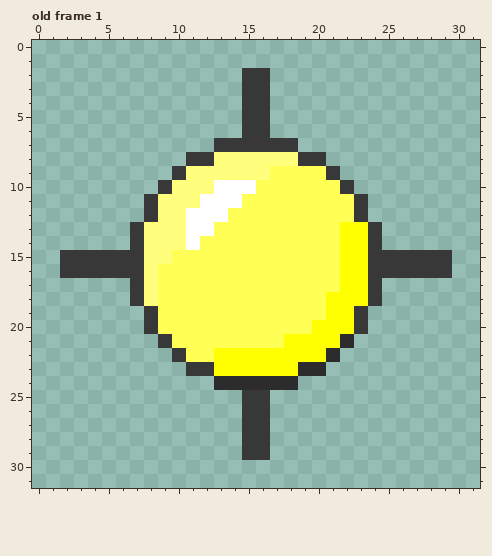
Two states of a pixel-art file, public/assets/objects/Sollink.ase. This is how it looked before the edit.
32x32 pixels, 1 frame. Shown: old frame 1. The commit also changed other frames, which this record leaves out.
After:
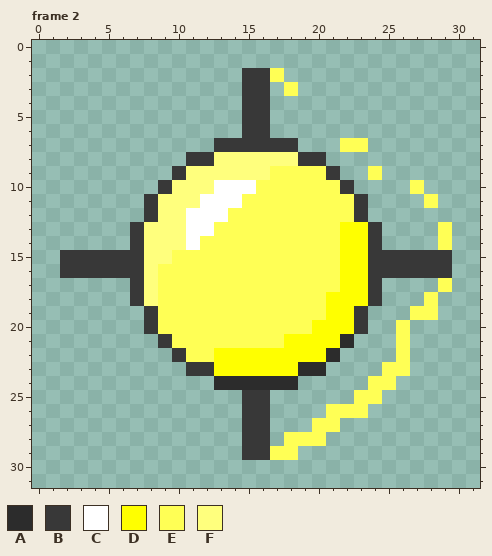
Palette (. is transparent): A #2c2c2c  B #383838  C #ffffff  D #ffff00  E #ffff55  F #ffff7d
A new or re-ordered frame is compared with the old frame closest to it.
The exact change:
{"change": "frames 1 -> 6"}
{"where": "frame 2 is new; against old frame 1"}
{"frame":2,"y":2,"x":17,"old":".","new":"E"}
{"frame":2,"y":3,"x":18,"old":".","new":"E"}
{"frame":2,"y":7,"x":22,"old":"..","new":"EE"}
{"frame":2,"y":9,"x":24,"old":".","new":"E"}
{"frame":2,"y":10,"x":27,"old":".","new":"E"}
{"frame":2,"y":11,"x":28,"old":".","new":"E"}
{"frame":2,"y":13,"x":29,"old":".","new":"E"}
{"frame":2,"y":14,"x":29,"old":".","new":"E"}
{"frame":2,"y":17,"x":29,"old":".","new":"E"}
{"frame":2,"y":18,"x":28,"old":".","new":"E"}
{"frame":2,"y":19,"x":27,"old":"..","new":"EE"}
{"frame":2,"y":20,"x":26,"old":".","new":"E"}
{"frame":2,"y":21,"x":26,"old":".","new":"E"}
{"frame":2,"y":22,"x":26,"old":".","new":"E"}
{"frame":2,"y":23,"x":25,"old":"..","new":"EE"}
{"frame":2,"y":24,"x":24,"old":"..","new":"EE"}
{"frame":2,"y":25,"x":23,"old":"..","new":"EE"}
{"frame":2,"y":26,"x":21,"old":"...","new":"EEE"}
{"frame":2,"y":27,"x":20,"old":"..","new":"EE"}
{"frame":2,"y":28,"x":18,"old":"...","new":"EEE"}
{"frame":2,"y":29,"x":17,"old":"..","new":"EE"}
{"label":"added","picture_box":[270,68,452,460]}
